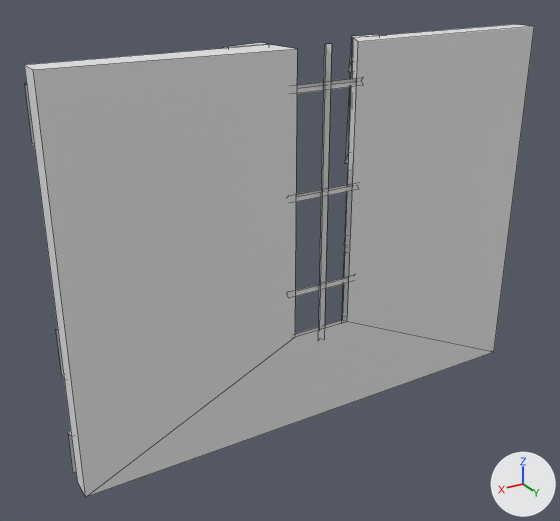
Two versions of the FBX model Assets/Packages/polyperfect/Low Poly Ultimate Pack/M/- Meshes_M/Fantasy_M/dungeon-wall-window-start-stone.fbx, one commit apart.
Both versions are drawn from a 50 mm lens placed at (3.09, 4.51, 3.74), pointed at (0.25, -0.23, 1.37). The lights are fixed; the arrows at lower right show +X, +Y and +Z. Mesh edges are drawn as thin lines. Where no turn or scale is listed for an object, it has been applied to the vertices.

The first picture shows 'dungeon-wall-window-start-stone'.
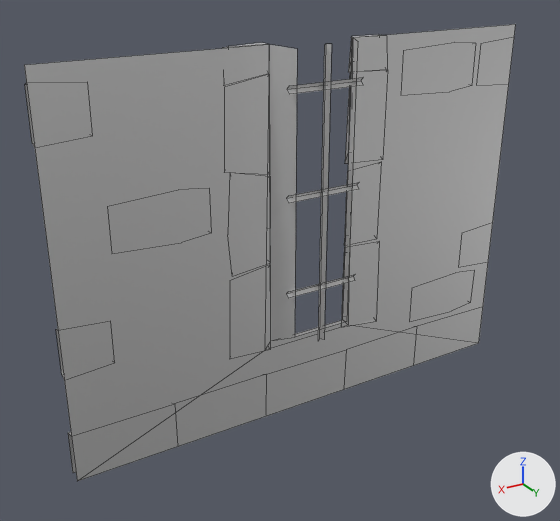
The change, as a list of edits to the scene's bpy script:
```text
Add mat_20_grey_001:
    mat_20_grey_001 = principled_material('20 GREY.001')
    mat_20_grey_001.base_color = (0.8, 0.8, 0.8)  # white #e7e7e7
    mat_20_grey_001.metallic = 1.0
    mat_20_grey_001.roughness = 0.553
Add mat_21_grey_light_001:
    mat_21_grey_light_001 = principled_material('21 GREY LIGHT.001')
    mat_21_grey_light_001.base_color = (0.8, 0.8, 0.8)  # white #e7e7e7
    mat_21_grey_light_001.metallic = 1.0
    mat_21_grey_light_001.roughness = 0.553
Add mat_57_black_001:
    mat_57_black_001 = principled_material('57 BLACK.001')
    mat_57_black_001.base_color = (0.8, 0.8, 0.8)  # white #e7e7e7
    mat_57_black_001.metallic = 1.0
    mat_57_black_001.roughness = 0.553
Change me_dungeon_wall_window_start_stone:
    where me_dungeon_wall_window_start_stone.from_pydata(...)  # 212 vertices, 126 faces; spans x -2.0..2.0, y -0.33..0.03, z 0.0..3.01
    used by ob_dungeon_wall_window_start_stone; location = (0.0, 0.0, 0.0)
    verts and faces of me_dungeon_wall_window_start_stone; kept vertices keep their numbers, new ones are numbered from 212
    before: 0 (-2.0, -0.2, 0.0), 86 (2.0, -0.2, 3.0) at pixel (24, 64), 100 (-2.0, 0.0, 0.0) at pixel (493, 352), 101 (2.0, 0.0, 0.0) at pixel (85, 497), 104 (-2.0, 0.0, 3.0) at pixel (534, 26)
    before: 105 (-0.35, -0.2, 3.0) at pixel (352, 37), 106 (2.0, -0.2, 0.0) at pixel (77, 481), 107 (-2.0, -0.2, 3.0) at pixel (515, 24), 108 (2.0, 0.0, 3.0) at pixel (33, 69), 109 (-0.25, 0.0, 0.8) at pixel (347, 321)
    before: 110 (0.25, 0.0, 2.99) at pixel (297, 48), 123 (0.25, 0.0, 0.8) at pixel (294, 337), 124 (-0.25, 0.0, 3.0) at pixel (358, 41), 145 (0.35, -0.2, 3.0) at pixel (269, 44)
    remove me_dungeon_wall_window_start_stone.materials.append(mat_20_grey)  # white #e7e7e7
    remove me_dungeon_wall_window_start_stone.materials.append(mat_21_grey_light)  # white #e7e7e7
    remove me_dungeon_wall_window_start_stone.materials.append(mat_57_black)  # white #e7e7e7
    me_dungeon_wall_window_start_stone part 1
    add delete_vertices([100, 101, 104, 108])  # with the faces that use them
    add me_dungeon_wall_window_start_stone.materials.append(mat_20_grey_001)  # white #e7e7e7
    add me_dungeon_wall_window_start_stone.materials.append(mat_21_grey_light_001)  # white #e7e7e7
    add me_dungeon_wall_window_start_stone.materials.append(mat_57_black_001)  # white #e7e7e7
```

Boxes (x1, y1, x2, y2) around the edits, measured in the pictures (560 x 521 px):
'dungeon-wall-window-start-stone', reshaped: before (24, 24, 534, 497); after (24, 24, 516, 481)
part 1 of me_dungeon_wall_window_start_stone, deleted: before (24, 24, 534, 497)
